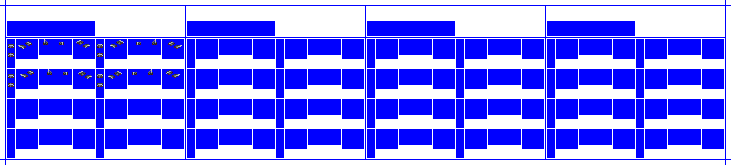
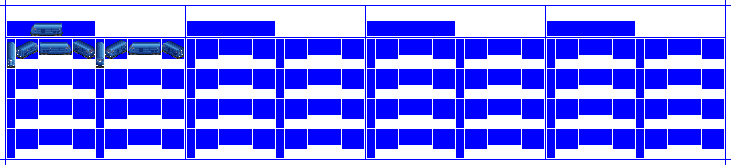
Layered file, before and after one edit (w=731, h=165). Changes by layer:
hid "Panto Up copy" over 8, 39, 182, 87
showed "CC1" over 7, 23, 184, 68
